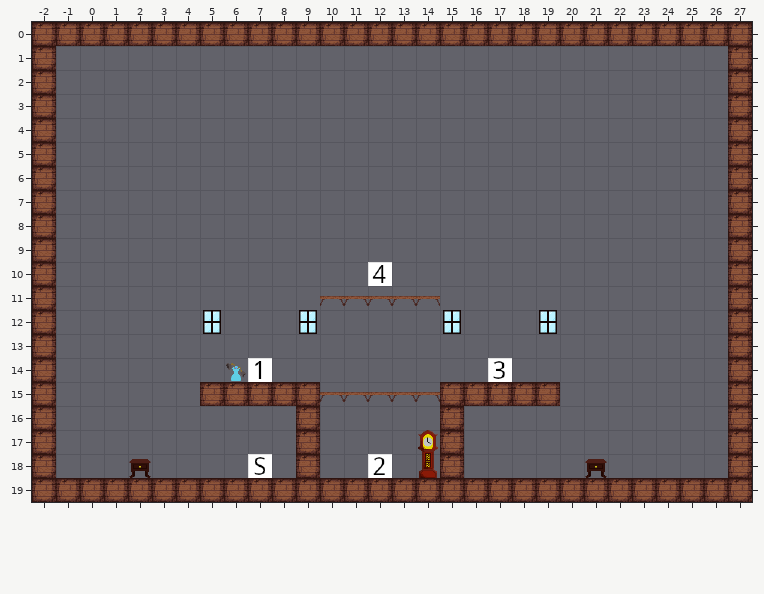
Two states of a Tiled map, editor/LevelVase.tmx. Above: the version before the commit.
Cells are 32x32 px. Shown: x -2..27, y 0..19. The old version is drawn lined up with the new one.
Once edited:
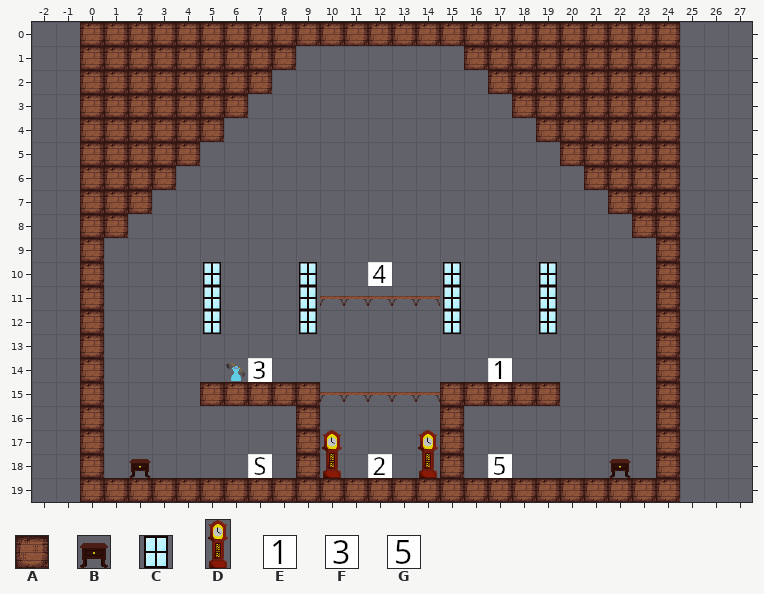
Key: from "Base": A 1 "block", B 20 "drawer", C 22 "window", D 24 "clock", E 100 "1", F 102 "3", G 104 "5".
_ is an empty cell.
Difference:
map size 30x20 -> 25x20 cells (old content now starts at -2,0; both pictures use the new coordinates)
Layer "Tile Layer 1":
The author put tile A in row 1 at x 0 to 8 and 16 to 24; in row 2 at x 0 to 7 and 17 to 24; in row 3 at x 0 to 6 and 18 to 24; in row 4 at x 0 to 5 and 19 to 24; in row 5 at x 0 to 4 and 20 to 24; in row 6 at x 0 to 3 and 21 to 24.
The author put tile A in row 7 at x 0 to 2 and 22 to 24; in row 8 at x 0 to 1 and 23 to 24; in rows 9 to 18 at x 0 and 24.
The author put tile B in row 18 at x 22.
The author put tile C in rows 10 to 11 at x 5, 9, 15 and 19.
The author put tile D in row 18 at x 10.
Tile F becomes tile E in row 14 at x 17.
Tile E becomes tile F in row 14 at x 7.
The author put tile G in row 18 at x 17.
Tile A is removed in row 0 at x -2 to -1 and 25 to 27; in rows 1 to 18 at x -2 and 27; in row 19 at x -2 to -1 and 25 to 27.
Tile B is removed in row 18 at x 21.
Where, in picture pixels (left, top, right, bottom), the same in both pictures:
changed: (32, 22, 296, 502)
changed: (464, 22, 752, 502)
added: (299, 262, 317, 310)
added: (443, 262, 461, 310)
added: (322, 430, 342, 478)
